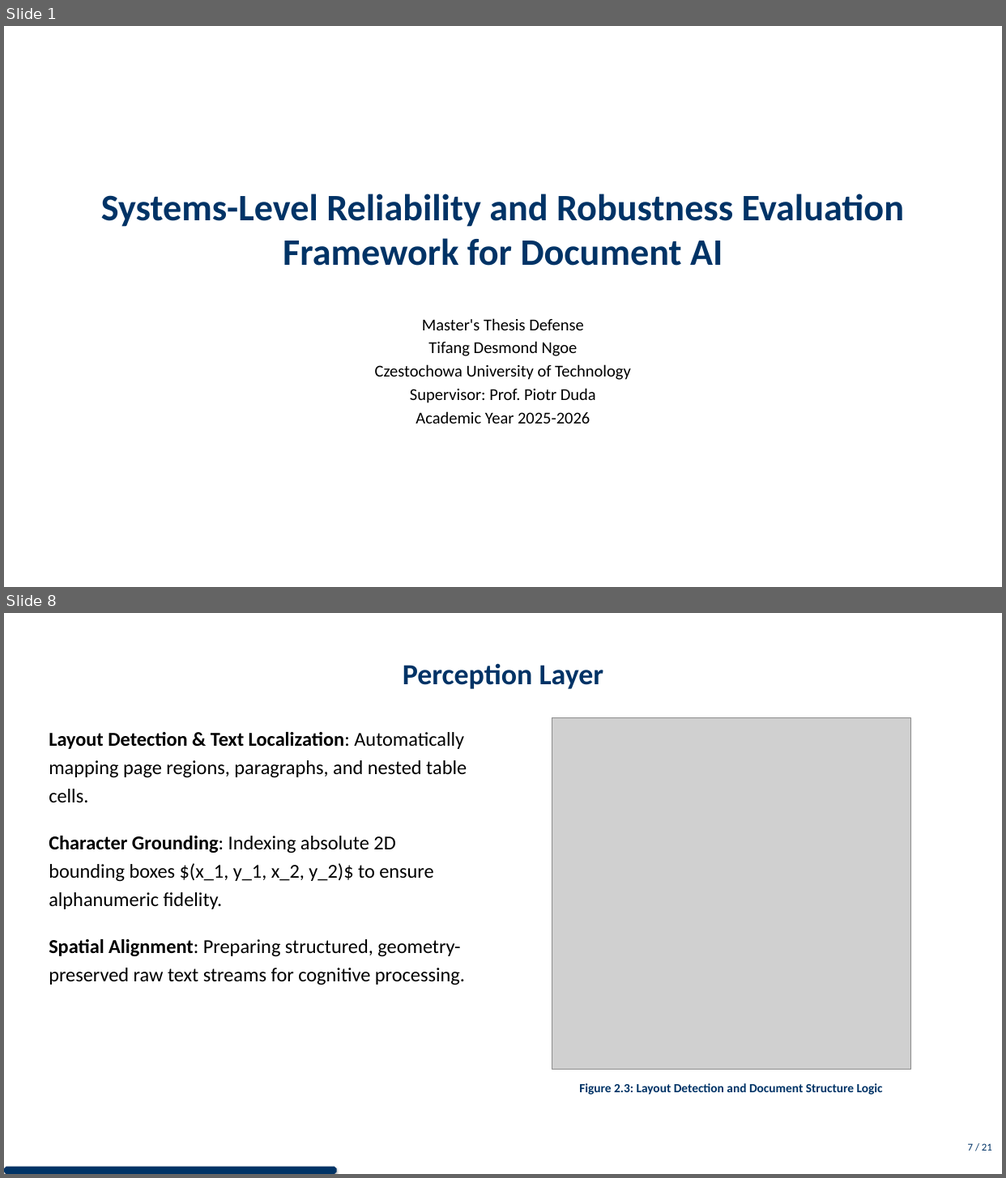
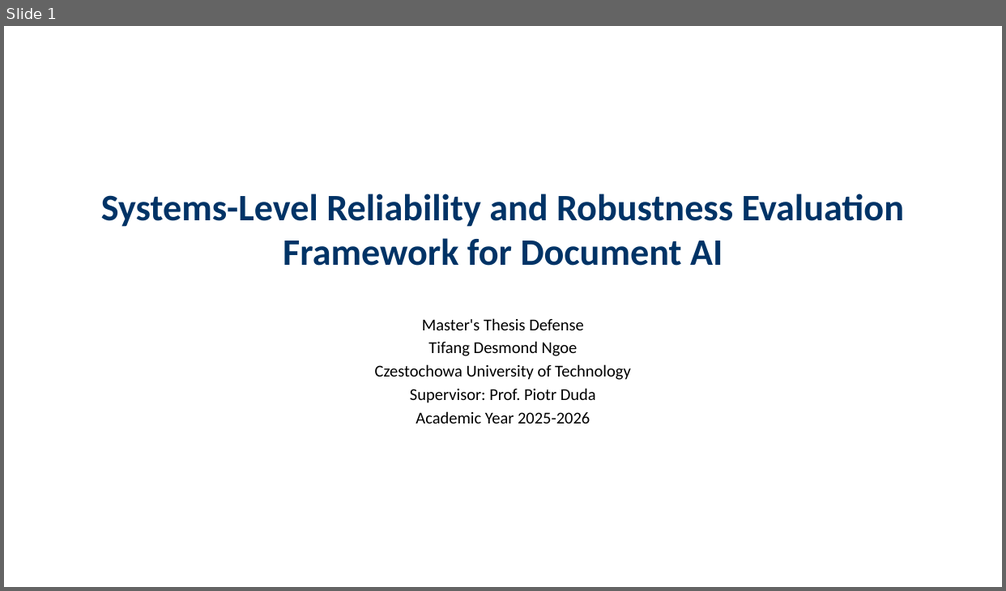
Before and after one commit to DESMOND135/DOCVQA-RAG-PERCEPTION-BENCHMARK, a slide deck: MAIN/presentation/presentation.pptx. Shown one above the other, each under a label of ours: slides 1 and 8 before the commit, slide 1 after it; the slides between them are not shown. The pictures are 1006x1178 and 1006x591 pixels, drawn with LibreOffice and Linux fonts; fonts in the diff are those of the drawing; grey boxes stand for pictures. Boxes give left, top, right and bottom in pixels: in the first picture for what was removed or moved away, otherwise in the second. Text is boxed around its words. In the diff, an @@ line names an element or a change of style, - is before the commit and + after.

```diff
--- a/MAIN/presentation/presentation.pptx
+++ b/MAIN/presentation/presentation.pptx
@@ slide 8 removed at (4, 613, 1002, 1174), background #FFFFFF @@
@@ title removed at (403, 663, 604, 689) @@
-Perception Layer
@@ text removed at (49, 732, 467, 986) @@
-Layout Detection & Text Localization: Automatically mapping page regions, paragraphs, and nested table cells.
-Character Grounding: Indexing absolute 2D bounding boxes $(x_1, y_1, x_2, y_2)$ to ensure alphanumeric fidelity.
-Spatial Alignment: Preparing structured, geometry-preserved raw text streams for cognitive processing.
@@ picture removed at (552, 717, 910, 1070) @@
@@ text removed at (579, 1084, 883, 1095) @@
-Figure 2.3: Layout Detection and Document Structure Logic
@@ text removed at (968, 1144, 992, 1151) @@
-7 / 21
@@ octagon removed at (4, 1167, 336, 1174) @@
```
Also in this commit, not shown: 13 slides changed, 1 slide added, 6 other slides removed, 23 other files.
